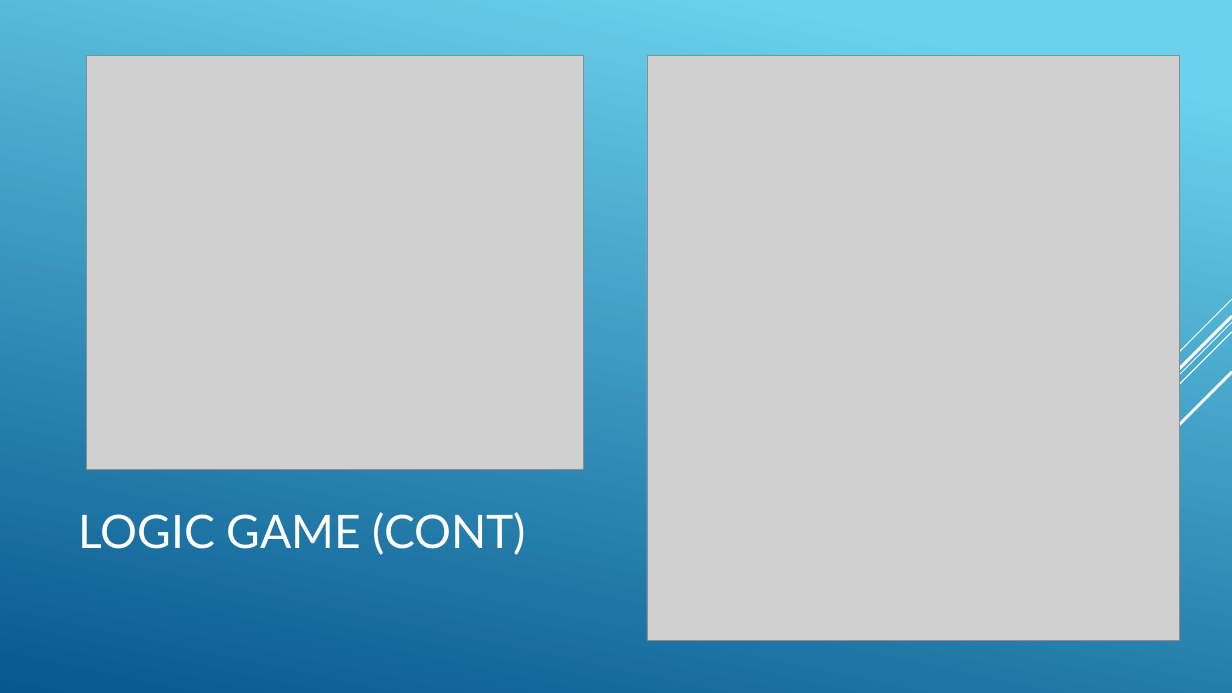
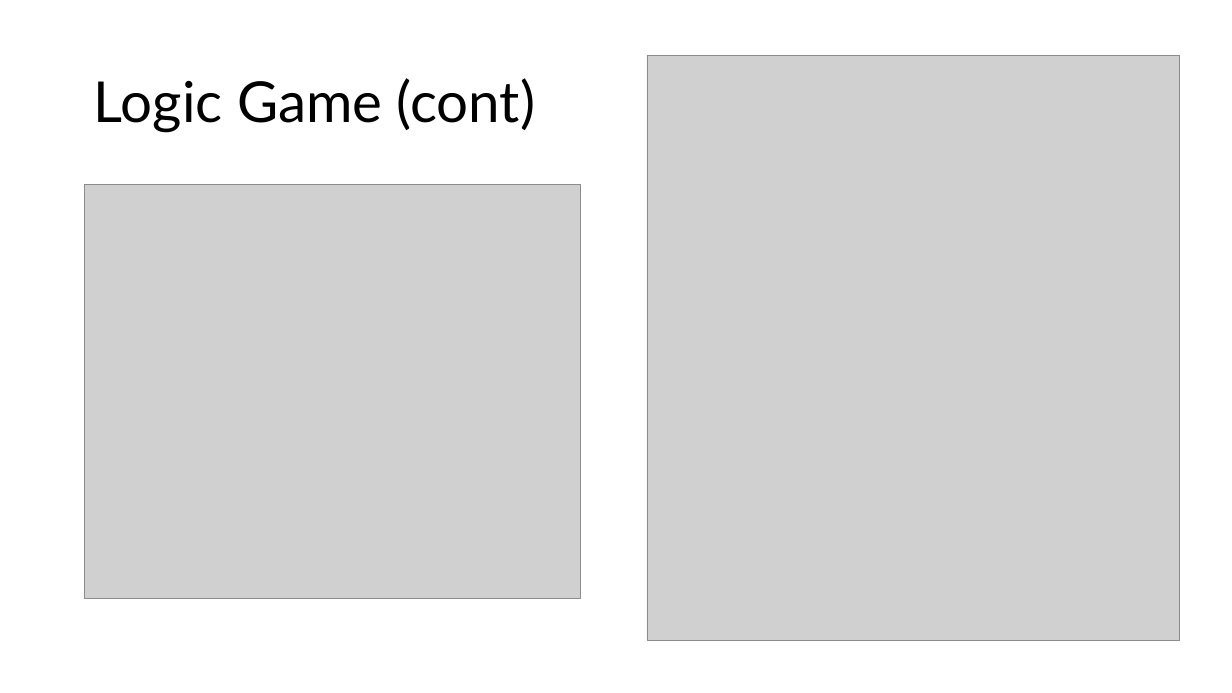
Before and after one commit to duybkict/BattleShip, a slide deck: slide 11 of Documents/Báo cáo lập trình mạng.pptx. Drawn at 1232x693 pixels with LibreOffice and Linux fonts; fonts in the diff are those of the drawing; grey boxes stand for pictures. Boxes give left, top, right and bottom in pixels: in the first picture for what was removed or moved away, otherwise in the second. Text is boxed around its words. In the diff, an @@ line names an element or a change of style, - is before the commit and + after.

```diff
--- a/Documents/Báo cáo lập trình mạng.pptx
+++ b/Documents/Báo cáo lập trình mạng.pptx
@@ background gradient #6ED2EB to #06588E to #FFFFFF @@
@@ title at bbox=[94, 78, 535, 132]: text changed; size 36 to 44 pt; text colour #FFFFFF to #000000 @@
-LOGIC GAME (CONT)
+Logic Game (cont)
@@ picture: place and size @@
-picture at bbox=[87, 55, 583, 470]
+picture at bbox=[85, 185, 581, 599]
@@ group removed at bbox=[931, 299, 1232, 624]: 5 lines @@
```
Also in this commit, not shown: 13 other slides changed.
